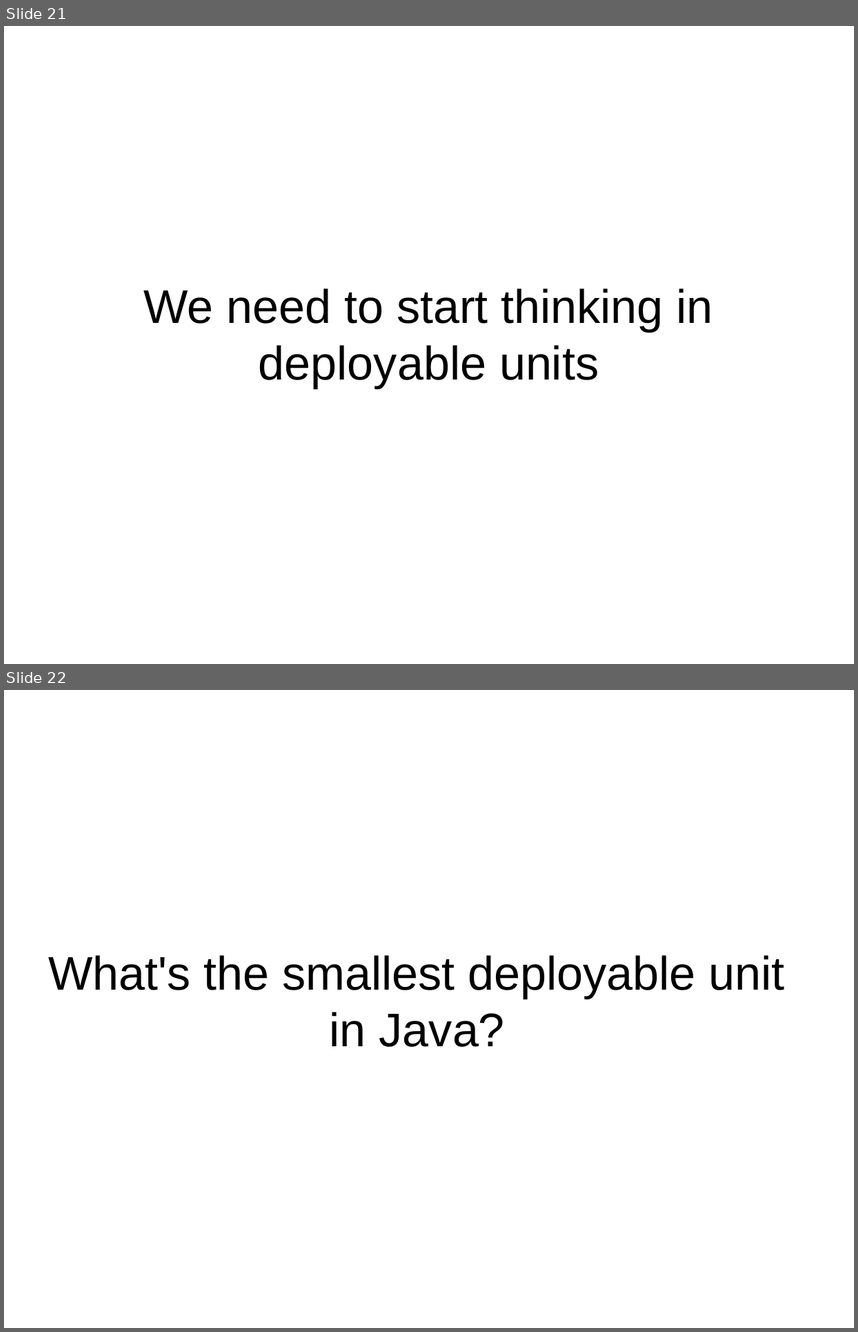
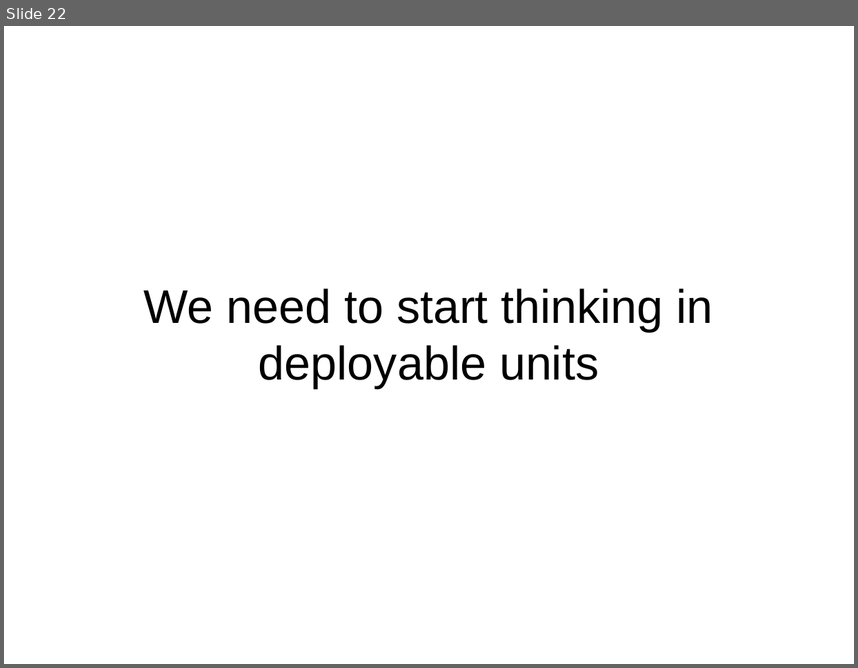
Before and after one commit to bobpaulin/whats-my-modularity, a slide deck: presentation/WhatsMyModularity.odp. Shown one above the other, each under a label of ours: slides 21 and 22 before the commit, slide 22 after it. The pictures are 858x1332 and 858x668 pixels, drawn with LibreOffice and Linux fonts; fonts in the diff are those of the drawing. Boxes give left, top, right and bottom in pixels: in the first picture for what was removed or moved away, otherwise in the second. Text is boxed around its words. In the diff, an @@ line names an element or a change of style, - is before the commit and + after.

```diff
--- a/presentation/WhatsMyModularity.odp
+++ b/presentation/WhatsMyModularity.odp
@@ slide 22 removed at (4, 690, 854, 1328), background #FFFFFF @@
@@ title removed at (48, 955, 785, 1047) @@
-What's the smallest deployable unit in Java?
@@ what was slide 21 is now slide 22 @@
```
Also in this commit, not shown: 3 slides changed, 3 slides added, 2 other slides removed, 2 other files.
